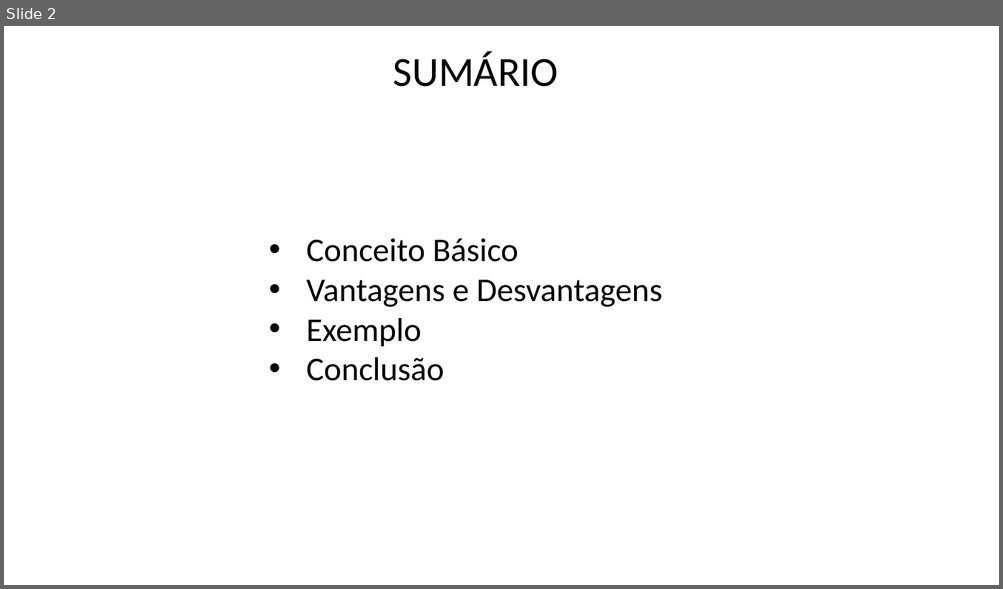
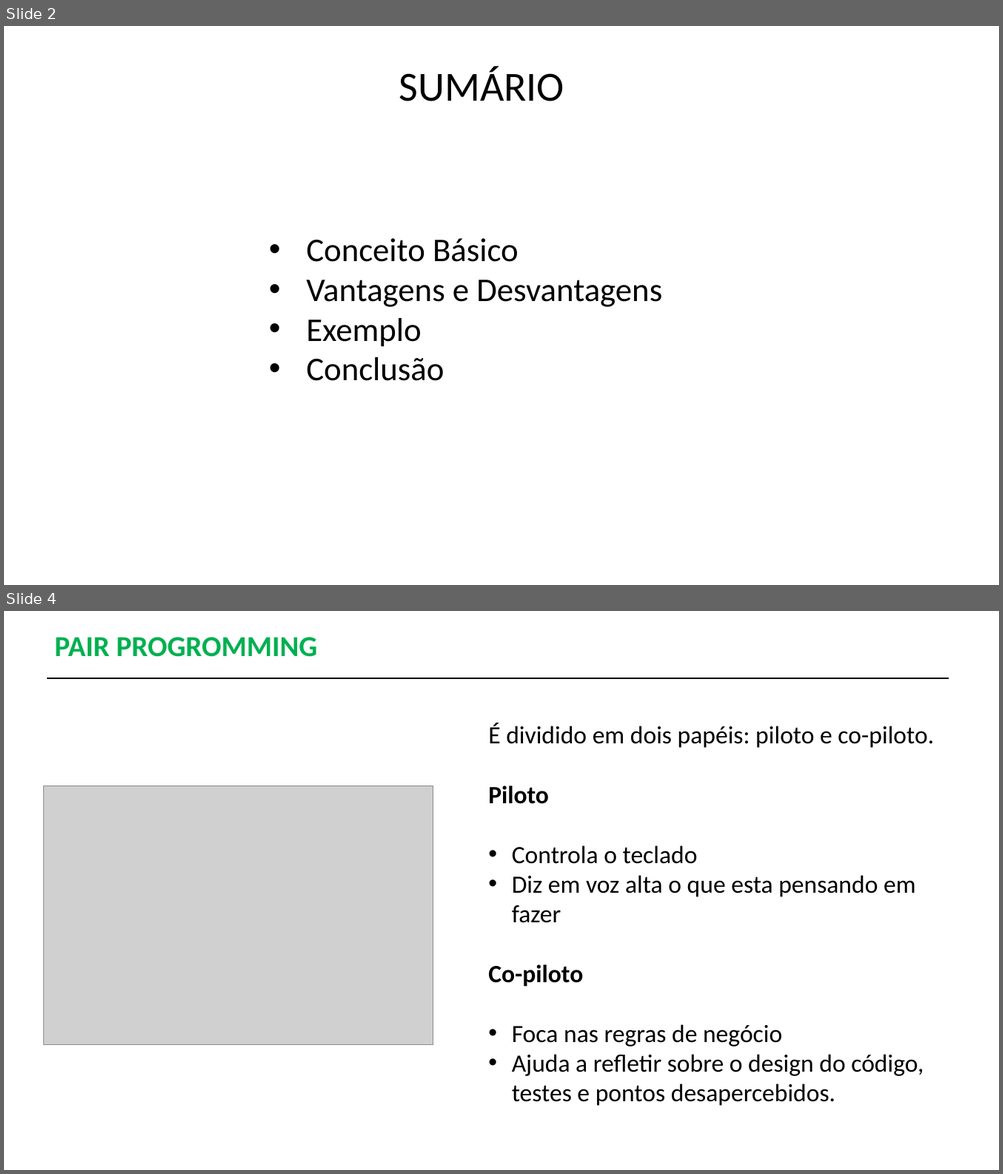
Before and after one commit to ricardohtakuno/Pair-Programming, a slide deck: Apresentação-PairProgramming.pptx. Shown one above the other, each under a label of ours: slide 2 before the commit, slides 2 and 4 after it; the slides between them are not shown. The pictures are 1003x589 and 1003x1174 pixels, drawn with LibreOffice and Linux fonts; fonts in the diff are those of the drawing; grey boxes stand for pictures. Boxes give left, top, right and bottom in pixels: in the first picture for what was removed or moved away, otherwise in the second. Text is boxed around its words. In the diff, an @@ line names an element or a change of style, - is before the commit and + after.

```diff
--- a/Apresentação-PairProgramming.pptx
+++ b/Apresentação-PairProgramming.pptx
@@ slide 4 added at bbox=[4, 611, 999, 1170], background #FFFFFF @@
@@ text added at bbox=[54, 637, 318, 657], 28 pt, text #00B050, bold @@
+PAIR PROGROMMING
@@ line added from (47, 678) to (948, 678), #000000 1.5 pt @@
@@ text added at bbox=[488, 723, 933, 1106], 24 pt, text #000000 @@
+É dividido em dois papéis: piloto e co-piloto.
+Piloto
+• Controla o teclado
+• Diz em voz alta o que esta pensando em fazer
+Co-piloto
+• Foca nas regras de negócio
+• Ajuda a refletir sobre o design do código, testes e pontos desapercebidos.
@@ picture added at bbox=[43, 786, 433, 1045] @@
@@ slide 2 changed as well @@
@@ text "SUMÁRIO": place and size @@
-text "SUMÁRIO" at bbox=[393, 52, 558, 87]
+text "SUMÁRIO" at bbox=[399, 66, 564, 101]
```
Also in this commit, not shown: 3 other slides added, 1 slide removed, 1 other file.
